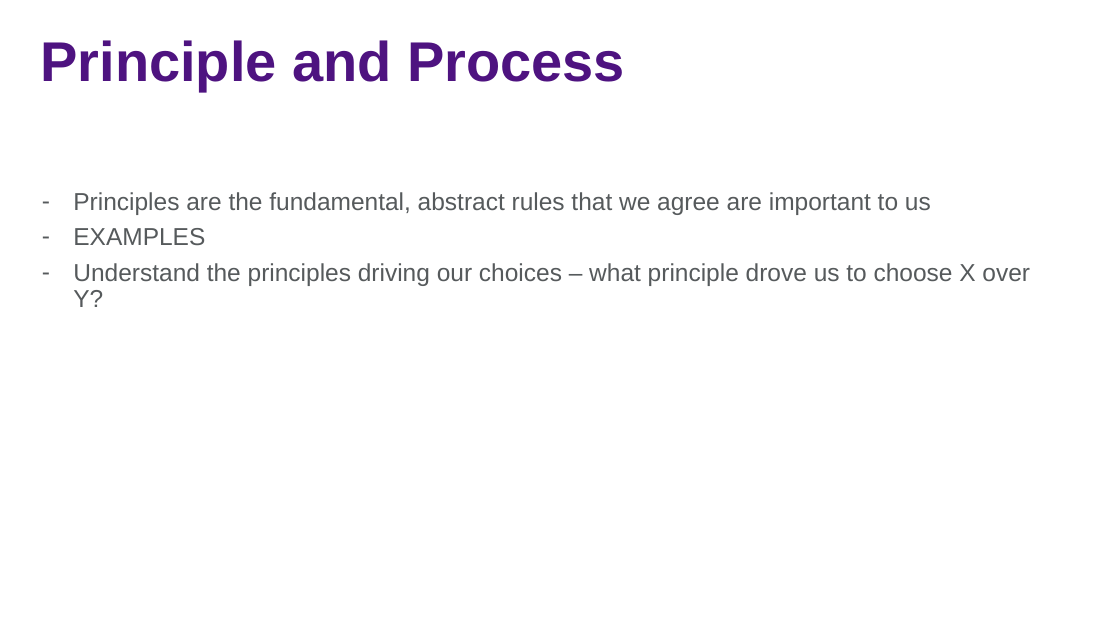
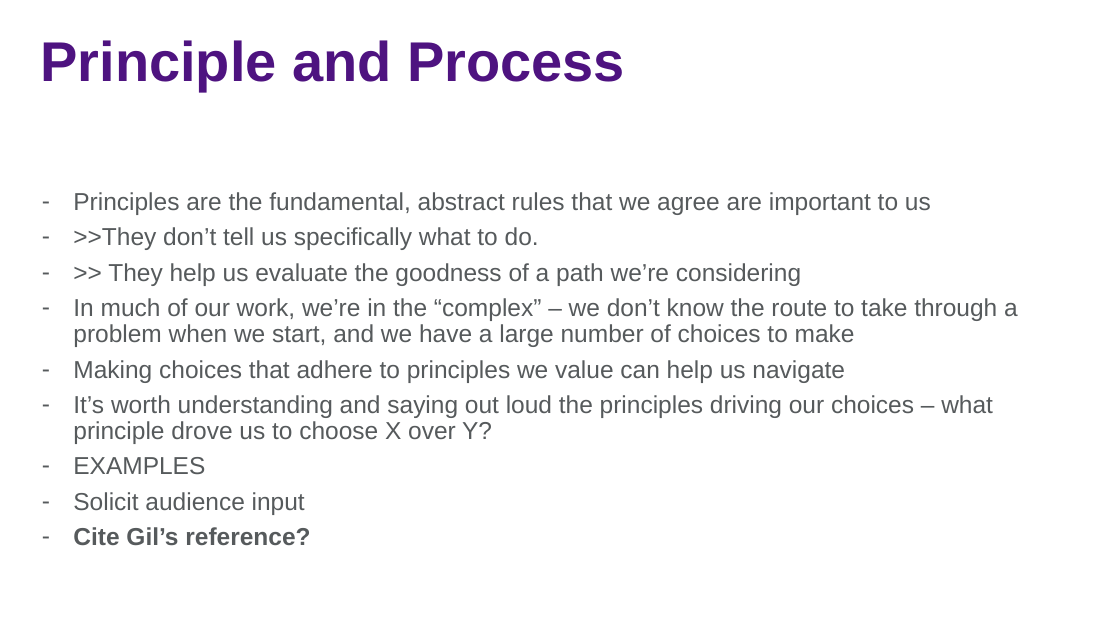
Before and after one commit to jasonjwood/presentations, a slide deck: slide 11 of InFusion2016 - Getting It Done - Jason Wood.pptx (slide 16 before the commit). Drawn at 1120x630 pixels with LibreOffice and Linux fonts; fonts in the diff are those of the drawing; background and template pictures are left out. Boxes give left, top, right and bottom in pixels: in the first picture for what was removed or moved away, otherwise in the second. Text is boxed around its words. In the diff, an @@ line names an element or a change of style, - is before the commit and + after.

```diff
--- a/InFusion2016 - Getting It Done - Jason Wood.pptx
+++ b/InFusion2016 - Getting It Done - Jason Wood.pptx
@@ text at (x1=73, y1=227, x2=1018, y2=444): paragraphs added @@
+– >>They don’t tell us specifically what to do.
+– >> They help us evaluate the goodness of a path we’re considering
+– In much of our work, we’re in the “complex” – we don’t know the route to take through a problem when we start, and we have a large number of choices to make
+– Making choices that adhere to principles we value can help us navigate
+– It’s worth understanding and saying out loud the principles driving our choices – what principle drove us to choose X over Y?
@@ text at (x1=73, y1=492, x2=310, y2=546): text changed @@
-– Understand the principles driving our choices – what principle drove us to choose X over Y?
+– Solicit audience input
+– Cite Gil’s reference?
```
Also in this commit, not shown: 14 other slides changed, 4 slides added, 3 slides removed, 1 other file.
